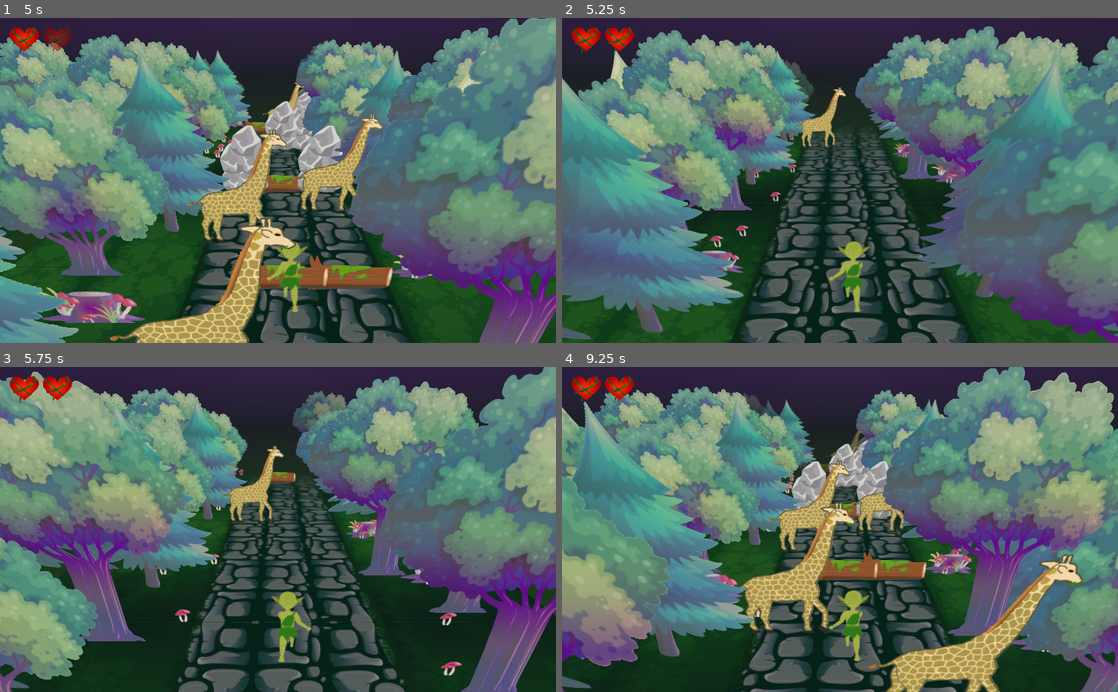
Above: before the commit, frames 1-4 (two rows, left to right).
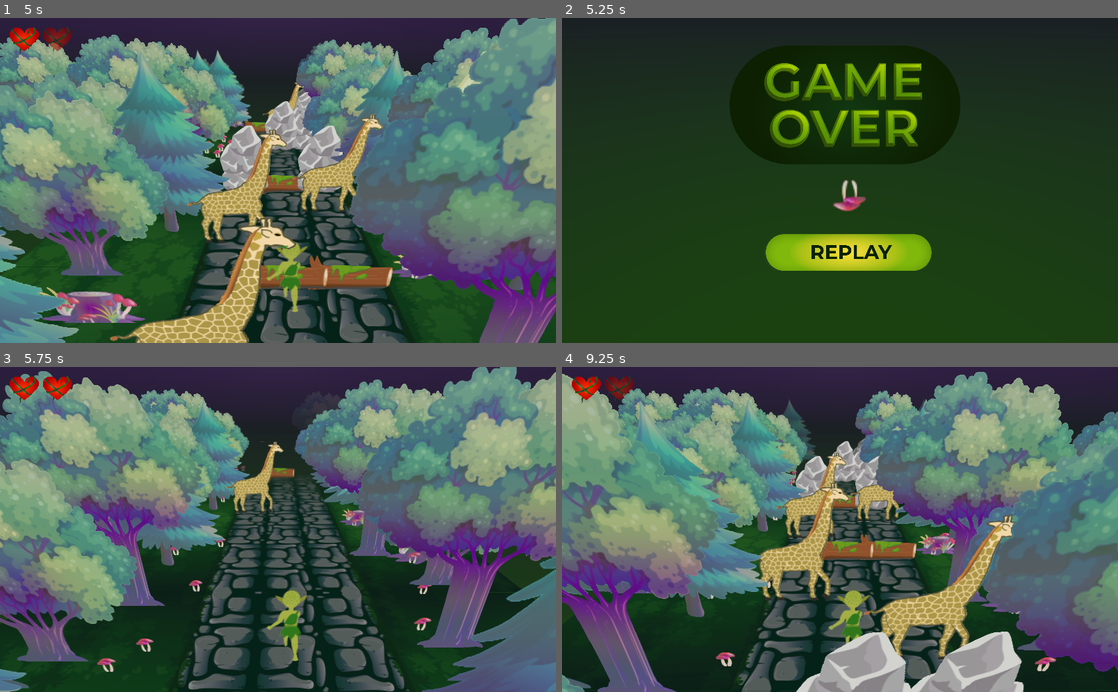
Above: after the commit, the same moments.

Repository: RafaelKuhn/globin
Game: Godot game, scene res://Menu.tscn
Same seed, same stepped clock (60 frames per second), same inputs: the game is played once before the commit and once after it.
Inputs (mouse positions are in pixels of both pictures, inside the frame that each line leads up to):
- Up to frame 1 (5 s): click (289, 252) at 0.5 s; tap Enter (ui_accept) at 1.25, 1.52, 1.55, 1.82, 2.1, 2.27, 2.57, 3.05, 3.77, 4.07, 4.52, 4.55, 4.82 s; tap W (W_key) at 1.35, 2.3, 3.8 s; tap A (A_key) at 2.85 s; tap D (D_key) at 3.6 s; tap S (S_key) at 4.35 s
- Up to frame 2 (5.25 s): tap W (W_key) at 5.1 s
- Up to frame 3 (5.75 s): tap Enter (ui_accept) at 5.27, 5.57 s
- Up to frame 4 (9.25 s): tap W (W_key) at 5.85, 6.8, 8.3 s; tap Enter (ui_accept) at 6.05, 6.6, 6.77, 7.07, 7.52, 7.55, 7.82, 8.27, 8.57, 9.05 s; tap A (A_key) at 7.35 s; tap D (D_key) at 8.1 s; tap S (S_key) at 8.85 s

Frame 1 is identical in both runs. In frame 2, 86% of the frame differs, in the area x 0-100%, y 0-100%; in frame 3, 58%; in frame 4, 67%.

Commit message:
update: keyboard arrows key mapping, ui_accept event, menino ney y position

Diff:
--- a/Game.tscn
+++ b/Game.tscn
@@ -430,17 +430,17 @@
 transform = Transform( 1, 0, 0, 0, 1, 0, 0, 0, 1, 1, 0, -187.853 )
 
 [node name="Win" parent="Obstacles" instance=ExtResource( 8 )]
-transform = Transform( 0.2, 0, 0, 0, 0.2, 0, 0, 0, 1, 2, 0, -194.33 )
+transform = Transform( 0.237947, 0, 0, 0, 0.237947, 0, 0, 0, 1.18973, 2, 0.534384, -194.33 )
 script = ExtResource( 9 )
 type = 3
 
 [node name="Win2" parent="Obstacles" instance=ExtResource( 8 )]
-transform = Transform( 0.2, 0, 0, 0, 0.2, 0, 0, 0, 1, 3, 0, -194.33 )
+transform = Transform( 0.237947, 0, 0, 0, 0.237947, 0, 0, 0, 1.18973, 3.18973, 0.534384, -194.33 )
 script = ExtResource( 9 )
 type = 3
 
 [node name="Win3" parent="Obstacles" instance=ExtResource( 8 )]
-transform = Transform( 0.2, 0, 0, 0, 0.2, 0, 0, 0, 1, 1, 0, -194.33 )
+transform = Transform( 0.237947, 0, 0, 0, 0.237947, 0, 0, 0, 1.18973, 0.810266, 0.534384, -194.33 )
 script = ExtResource( 9 )
 type = 3
 
--- a/menus/menu.gd
+++ b/menus/menu.gd
@@ -3,7 +3,7 @@
 const Global = preload("res://global.gd")
 
 func _process(_delta):
-	if Input.is_action_just_pressed("W_key"):
+	if Input.is_action_just_pressed("ui_accept"):
 		get_node(Global.GAME_MANAGER_PATH).load_game_scene();
 		queue_free()
 
--- a/project.godot
+++ b/project.godot
@@ -35,21 +35,25 @@
 W_key={
 "deadzone": 0.5,
 "events": [ Object(InputEventKey,"resource_local_to_scene":false,"resource_name":"","device":0,"alt":false,"shift":false,"control":false,"meta":false,"command":false,"pressed":false,"scancode":87,"physical_scancode":0,"unicode":0,"echo":false,"script":null)
+, Object(InputEventKey,"resource_local_to_scene":false,"resource_name":"","device":0,"alt":false,"shift":false,"control":false,"meta":false,"command":false,"pressed":false,"scancode":0,"physical_scancode":16777232,"unicode":0,"echo":false,"script":null)
  ]
 }
 S_key={
 "deadzone": 0.5,
 "events": [ Object(InputEventKey,"resource_local_to_scene":false,"resource_name":"","device":0,"alt":false,"shift":false,"control":false,"meta":false,"command":false,"pressed":false,"scancode":83,"physical_scancode":0,"unicode":0,"echo":false,"script":null)
+, Object(InputEventKey,"resource_local_to_scene":false,"resource_name":"","device":0,"alt":false,"shift":false,"control":false,"meta":false,"command":false,"pressed":false,"scancode":0,"physical_scancode":16777234,"unicode":0,"echo":false,"script":null)
  ]
 }
 D_key={
 "deadzone": 0.5,
 "events": [ Object(InputEventKey,"resource_local_to_scene":false,"resource_name":"","device":0,"alt":false,"shift":false,"control":false,"meta":false,"command":false,"pressed":false,"scancode":68,"physical_scancode":0,"unicode":0,"echo":false,"script":null)
+, Object(InputEventKey,"resource_local_to_scene":false,"resource_name":"","device":0,"alt":false,"shift":false,"control":false,"meta":false,"command":false,"pressed":false,"scancode":0,"physical_scancode":16777233,"unicode":0,"echo":false,"script":null)
  ]
 }
 A_key={
 "deadzone": 0.5,
 "events": [ Object(InputEventKey,"resource_local_to_scene":false,"resource_name":"","device":0,"alt":false,"shift":false,"control":false,"meta":false,"command":false,"pressed":false,"scancode":65,"physical_scancode":0,"unicode":0,"echo":false,"script":null)
+, Object(InputEventKey,"resource_local_to_scene":false,"resource_name":"","device":0,"alt":false,"shift":false,"control":false,"meta":false,"command":false,"pressed":false,"scancode":0,"physical_scancode":16777231,"unicode":0,"echo":false,"script":null)
  ]
 }
 
